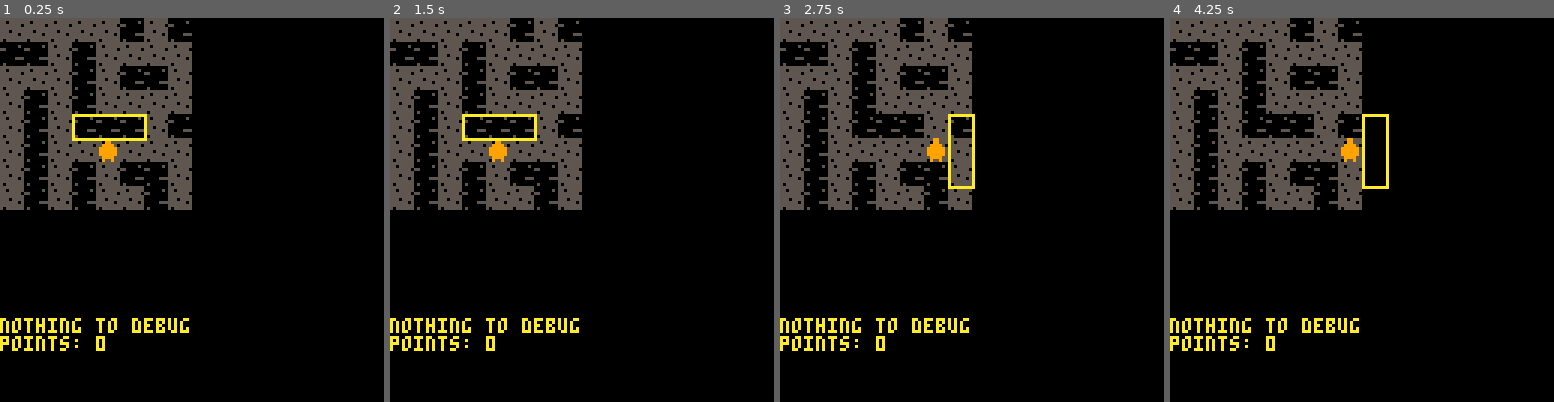
Above: before the commit, frames 1-4 (left to right).
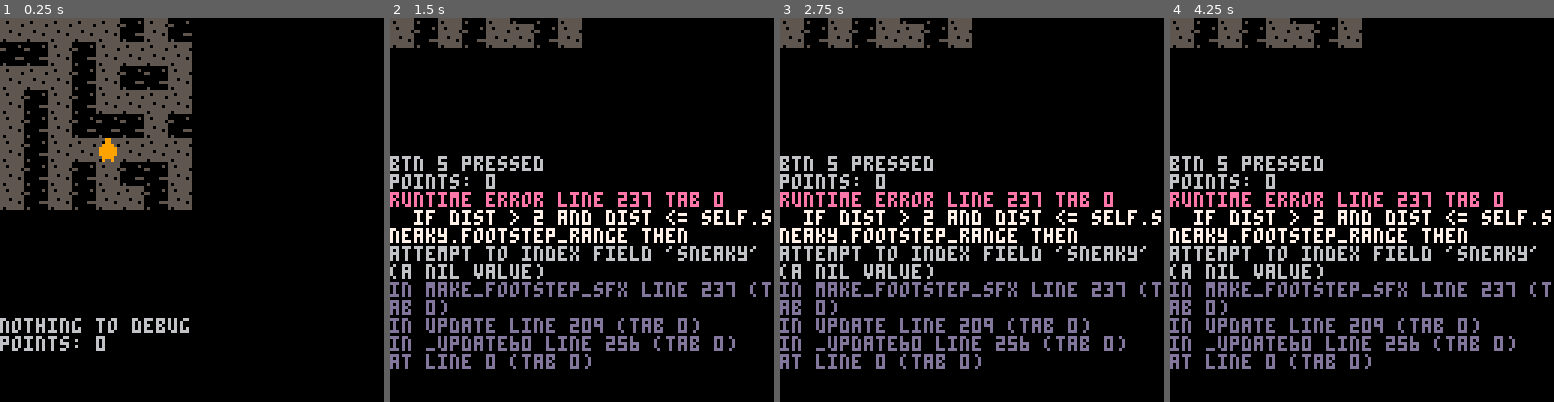
Above: after the commit, the same moments.

Repository: trashtiergames/gmtk-jam-2023
Game: PICO-8 cartridge gmtk-jam-2023.p8
Two runs of this game, one before a commit and one after it. Both use one fixed random seed, a clock stepped at 60 frames per second and the inputs below.
Inputs:
- Up to frame 1 (0.25 s): no input
- Up to frame 2 (1.5 s): tap X (X key) at 0.33, 1.07 s; tap O (Z key) at 0.7 s
- Up to frame 3 (2.75 s): hold Right 1.6-2.1 s; tap O (Z key) at 1.7, 2.1, 2.5 s; tap X (X key) at 1.85 s; hold Up 2.15-2.42 s; hold Right from 2.47 s (still down)
- Up to frame 4 (4.25 s): tap O (Z key) every 0.4 s from 2.9 to 4.1 s; tap X (X key) at 2.97, 4.08 s; release Right at 3.03 s; hold Left 3.08-3.58 s; hold Down 3.63-3.97 s; hold Right from 4.02 s (still down)

The runs differ from the first frame. In frame 1, 1.6% of the frame differs, in the area x 0-50%, y 25-87%; in frame 2, 26%; in frame 3, 27%; in frame 4, 27%, in the area x 0-100%, y 0-92%.
Error after the commit: runtime error line 237 tab 0; if dist > 2 and dist <= self.sneaky.footstep_range then; attempt to index field 'sneaky' (a nil value)

Commit message:
Add light by clipping palette change

Diff:
--- a/main.lua
+++ b/main.lua
@@ -2,11 +2,13 @@
   wall = 0
   debug = "nothing to debug"
   points = 0
+  sunny = false
   player = player()
   sneaky = sneaky()
 end
 
 function _update60()
+  if (btnp(5)) sunny = true debug = "btn 5 pressed"
   sneaky:update()
   player:update()
   update_light(player.direction)
@@ -16,6 +18,10 @@
 function _draw()
 	-- clear screen
 	cls()
+  palette_swap_table = {
+    [0] = 5,
+    [5] = 6
+  }
   map(0, 0, 0, 0)
 	player:draw()
   clip(
@@ -24,7 +30,9 @@
     player.light.w,
     player.light.h
   )
+  if (sunny) pal(palette_swap_table) map(0, 0, 0, 0)
   sneaky:draw()
+  pal()
   clip()
   print(debug, 0, 100)
   print("points: " .. points)
--- a/player.lua
+++ b/player.lua
@@ -39,11 +39,11 @@
     player.x,
     player.y
   )
-  rect(
-    player.light.x,
-    player.light.y,
-    player.light.x + player.light.w,
-    player.light.y + player.light.h,
-    10
-  )
+  -- rect(
+  --   player.light.x,
+  --   player.light.y,
+  --   player.light.x + player.light.w,
+  --   player.light.y + player.light.h,
+  --   10
+  -- )
 end
--- a/sneaky.lua
+++ b/sneaky.lua
@@ -15,6 +15,7 @@
   self.step_timer = 0
   self.step_timer_max = 1
   self.visible = true
+  self.footstep_range = 4
   self.path = {
     {0, 0},
     {1, 0},
@@ -80,7 +81,7 @@
   y_dist = abs(sneaky.gy - player.gy)
   dist =  x_dist + y_dist
 
-  if dist == 3 then
+  if dist > 2 and dist <= self.sneaky.footstep_range then
     sfx(02)
   elseif dist == 2 then
     sfx(03)
